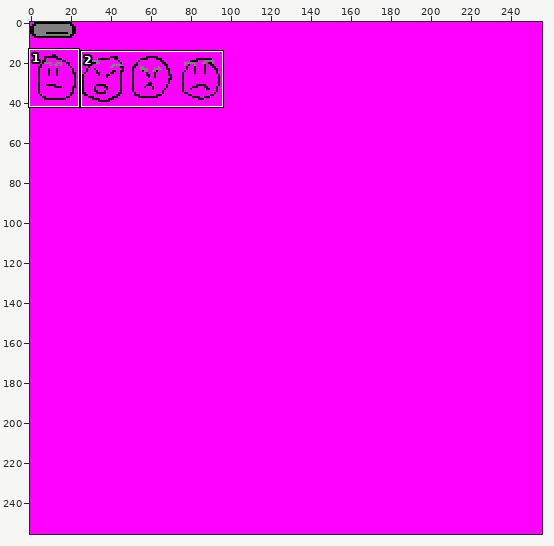
File history of a sprite sheet, Content/spritemap.png. Above: a wide view before the commit, with the close-up outlined.
Close-up. Before the commit:
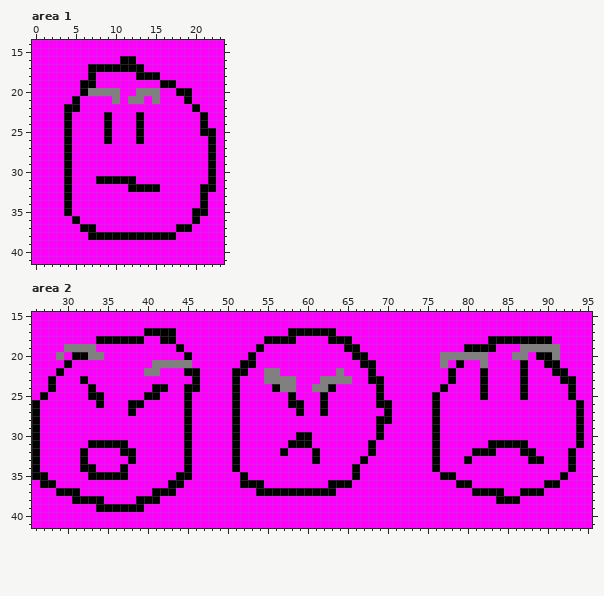
The file is 256x256 pixels. Shown: area 1: x 0..23, y 14..41; area 2: x 26..95, y 15..41.
And afterwards:
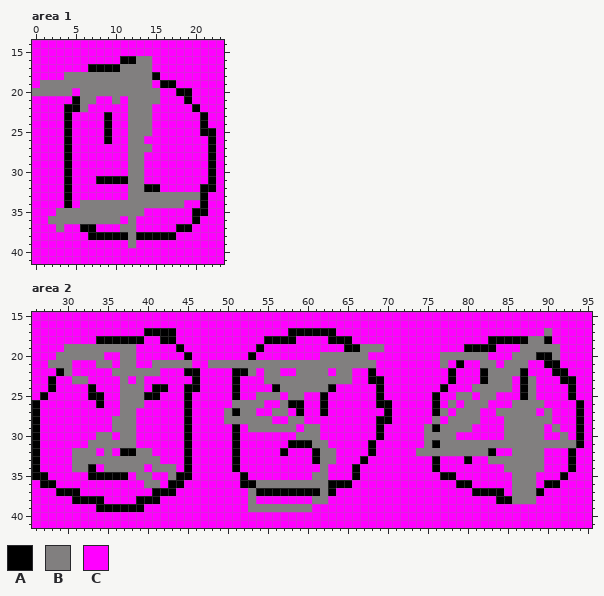
Palette (. is transparent): A #000000  B #817f7f  C #ff00ff
Changes in this commit:
Area 1:
y 16: x 13..14 CC -> BB
y 17: x 11..14 AAAC -> BBBB
y 18: x 4..14 CCCACCCCCAA -> BBBBBBBBBBB
y 19: x 1..14 CCCCCAACCCCCCC -> BBBBBBBBBBBBBB
y 20: x 0..4 CCCCC -> BBBBB; x 6 A -> B; x 11..12 CC -> BB
y 21: x 6..7 CC -> BB; x 14 C -> B
y 22: x 6 C -> B; x 12..14 CCC -> BBB
y 23..25: x 12..14 CAC -> BBB
y 26: x 12..13 CA -> BB
y 27: x 12..14 CCC -> BBB
y 28..30: x 12..13 CC -> BB
y 31: x 12..13 AC -> BB
y 32: x 12..13 AA -> BB
y 33: x 12..20 CCCCCCCCC -> BBBBBBBBB
y 34: x 6..18 CCCCCCCCCCCCC -> BBBBBBBBBBBBB
y 35: x 3..13 CACCCCCCCCC -> BBBBBBBBBBB
y 36: x 2..10 CCCACCCCC -> BBBBBBBBB; x 12 C -> B
y 37: x 3 C -> B; x 11..12 CC -> BB
y 38: x 12 A -> B
y 39: x 12 C -> B
Area 2:
y 17: x 90 C -> B
y 18: x 88..89 AA -> BB
y 19: x 34..38 CCCCC -> BBBBB; x 67..69 CCC -> BBB
y 20: x 30..32 CAA -> BBB; x 37..38 CC -> BB; x 62..67 CCCCAA -> BBBBBB; x 88 C -> B
y 21: x 28..30 CCA -> BBB; x 34..35 CC -> BB; x 37..38 CC -> BB; x 48..68 CCCCAACCCCCCCCCCCCCAA -> BBBBBBBBBBBBBBBBBBBBB; x 83 C -> B; x 85..87 CCA -> BBB
y 22: x 30 C -> B; x 36..39 CCCC -> BBBB; x 53 C -> B; x 59..62 CCCC -> BBBB; x 65 C -> B; x 83..86 CCCC -> BBBB
y 23: x 31..32 CA -> BB; x 37 C -> B; x 39 C -> B; x 59..61 CCC -> BBB; x 83..85 CCC -> BBB; x 88 C -> B
y 24: x 37..39 CCC -> BBB; x 59..60 CC -> BB; x 81..85 CACCC -> BBBBB; x 88 C -> B
y 25: x 37..39 CCC -> BBB; x 54..56 CCC -> BBB; x 58..59 AC -> BB; x 79..80 CC -> BB; x 82..83 AC -> BB; x 88 C -> B
y 26: x 37..39 CAA -> BBB; x 51..54 ACCC -> BBBB; x 57 C -> B; x 78 C -> B; x 80..82 CCC -> BBB; x 86..89 CCCC -> BBBB
y 27: x 37..38 CA -> BB; x 50 C -> B; x 52..53 CC -> BB; x 56..57 CC -> BB; x 77 C -> B; x 79..81 CCC -> BBB; x 84..88 CCCCC -> BBBBB; x 90 C -> B
y 28: x 36..38 CCC -> BBB; x 50..55 CACCCC -> BBBBBB; x 58..59 CC -> BB; x 76 A -> B; x 78..81 CCCC -> BBBB; x 85..90 CCCCCC -> BBBBBB
y 29: x 36..38 CCC -> BBB; x 53..58 CCCCCC -> BBBBBB; x 60..61 CC -> BB; x 75 C -> B; x 77..80 CCCC -> BBBB; x 85..89 CCCCC -> BBBBB; x 91 C -> B
y 30: x 34..35 CC -> BB; x 37..38 CC -> BB; x 59..61 AAC -> BBB; x 75..78 CACC -> BBBB; x 85..89 CCCCC -> BBBBB; x 92 C -> B
y 31: x 33..38 AAAAAC -> BBBBBB; x 61..62 CC -> BB; x 75 C -> B; x 77..93 CCCCCCAAAAACCCCCC -> BBBBBBBBBBBBBBBBB
y 32: x 31..33 CAC -> BBB; x 35 C -> B; x 39..40 CC -> BB; x 62..63 CC -> BB; x 74..82 CCACCCCAA -> BBBBBBBBB; x 86..89 CAAC -> BBBB
y 33: x 31..41 CACCCCCACCC -> BBBBBBBBBBB; x 62..63 CC -> BB; x 83..89 CCCCCAA -> BBBBBBB
y 34: x 31..32 CA -> BB; x 35..39 CCACC -> BBBBB; x 41..43 CCC -> BBB; x 62 C -> B; x 85..89 CCCCC -> BBBBB
y 35: x 39..40 CC -> BB; x 43 C -> B; x 61..62 CC -> BB; x 86..88 CCC -> BBB
y 36: x 40..41 CC -> BB; x 54..62 ACCCCCCCC -> BBBBBBBBB; x 86..88 CCC -> BBB
y 37: x 53 C -> B; x 62 A -> B; x 86..88 CAA -> BBB
y 38: x 53 C -> B; x 61..62 CC -> BB; x 86..88 ACC -> BBB
y 39: x 53..60 CCCCCCCC -> BBBBBBBB
Changed places in both close-ups, as pixel boxes (x1, y1, x2, y2):
changed: (32, 56, 200, 248)
changed: (416, 328, 576, 504)
changed: (48, 344, 176, 488)
changed: (208, 344, 384, 512)
